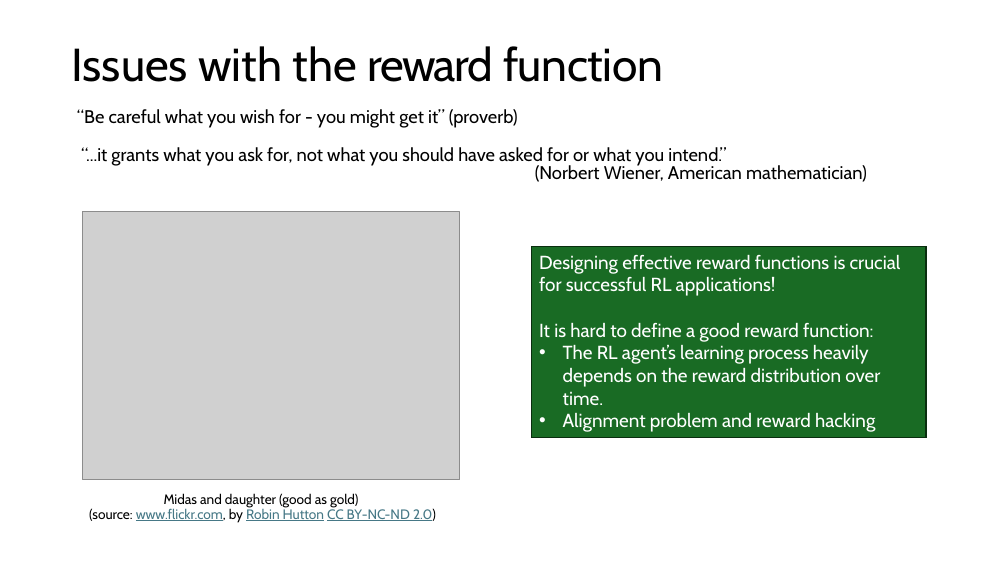
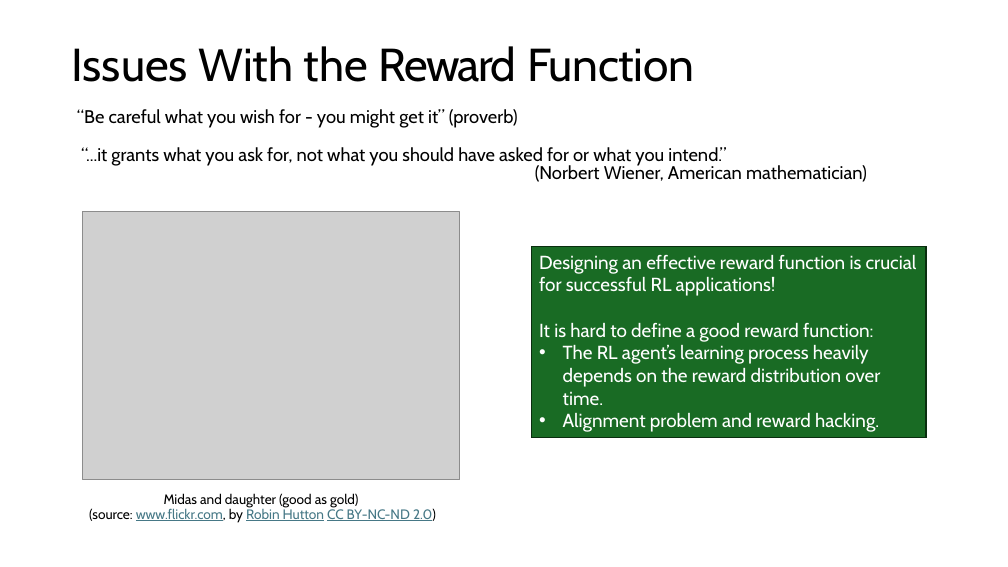
Before and after one commit to mhahsler/Introduction_to_Reinforcement_Learning, a slide deck: slide 20 of slides/Lecture_Chapter01.pptx (slide 19 before the commit). Drawn at 1008x567 pixels with LibreOffice and Linux fonts; fonts in the diff are those of the drawing; grey boxes stand for pictures. Boxes give left, top, right and bottom in pixels: in the first picture for what was removed or moved away, otherwise in the second. Text is boxed around its words. In the diff, an @@ line names an element or a change of style, - is before the commit and + after.

```diff
--- a/slides/Lecture_Chapter01.pptx
+++ b/slides/Lecture_Chapter01.pptx
@@ title at (72, 46, 694, 82): text changed @@
-Issues with the reward function
+Issues With the Reward Function
@@ text in rectangle at (539, 255, 917, 296): text changed @@
-Designing effective reward functions is crucial for successful RL applications!
+Designing an effective reward function is crucial for successful RL applications!
@@ text in rectangle at (563, 413, 879, 432): text changed @@
-• Alignment problem and reward hacking
+• Alignment problem and reward hacking.
```
Also in this commit, not shown: 21 other slides changed, 2 slides added, 11 other files.
